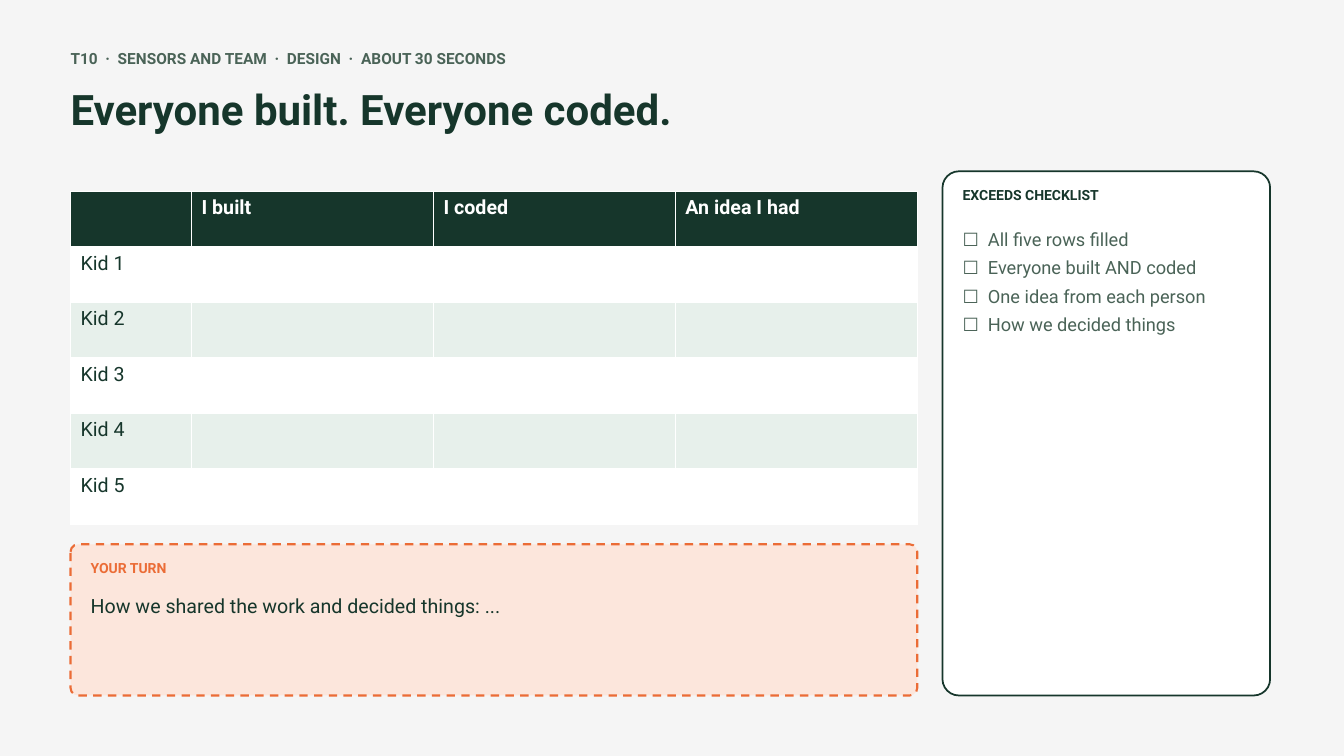
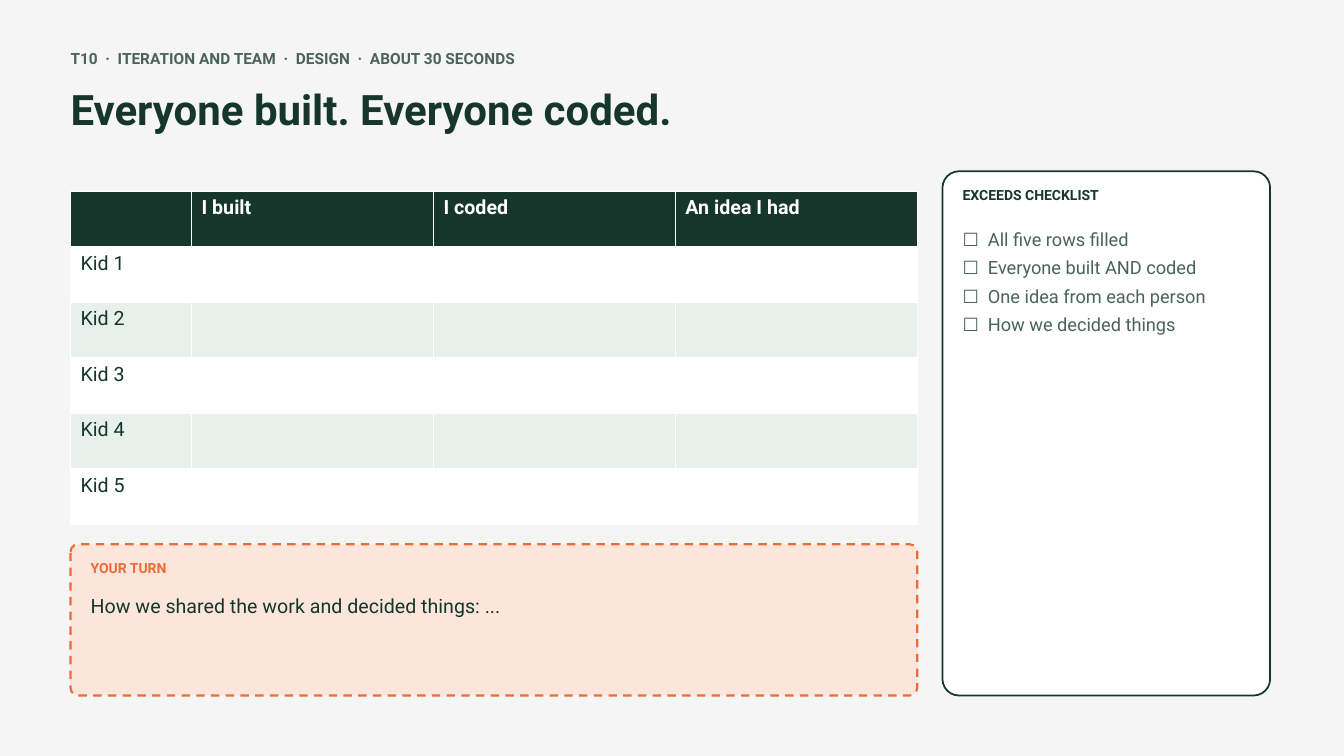
Before and after one commit to amana4/FLL2026, a slide deck: slide 35 of robot-design/exceeds-workshop.pptx. Drawn at 1344x756 pixels with LibreOffice and Linux fonts; fonts in the diff are those of the drawing. Boxes give left, top, right and bottom in pixels: in the first picture for what was removed or moved away, otherwise in the second. Text is boxed around its words. In the diff, an @@ line names an element or a change of style, - is before the commit and + after.

Commit message:
Reorganize presentation speaking roles
Split sensor and iteration responsibilities into distinct presentation sections and update the preparation page, diagrams, slides, scripts, and team links accordingly.

```diff
--- a/robot-design/exceeds-workshop.pptx
+++ b/robot-design/exceeds-workshop.pptx
@@ text at box(71, 53, 514, 64): text changed @@
-T10 · SENSORS AND TEAM · DESIGN · ABOUT 30 SECONDS
+T10 · ITERATION AND TEAM · DESIGN · ABOUT 30 SECONDS
```
Also in this commit, not shown: 6 other slides changed, 7 other files.
